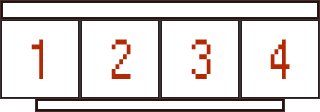
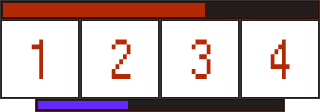
Comparing the layer stacks of the two 320 x 112 images. Changes:
showed "life", painted on it over [3, 3, 317, 17]
added layer "life bg" in group "Lifebar" over [3, 3, 317, 17]
showed "exp", painted on it over [38, 101, 282, 109]
added layer "exp bg" over [38, 101, 282, 109]
